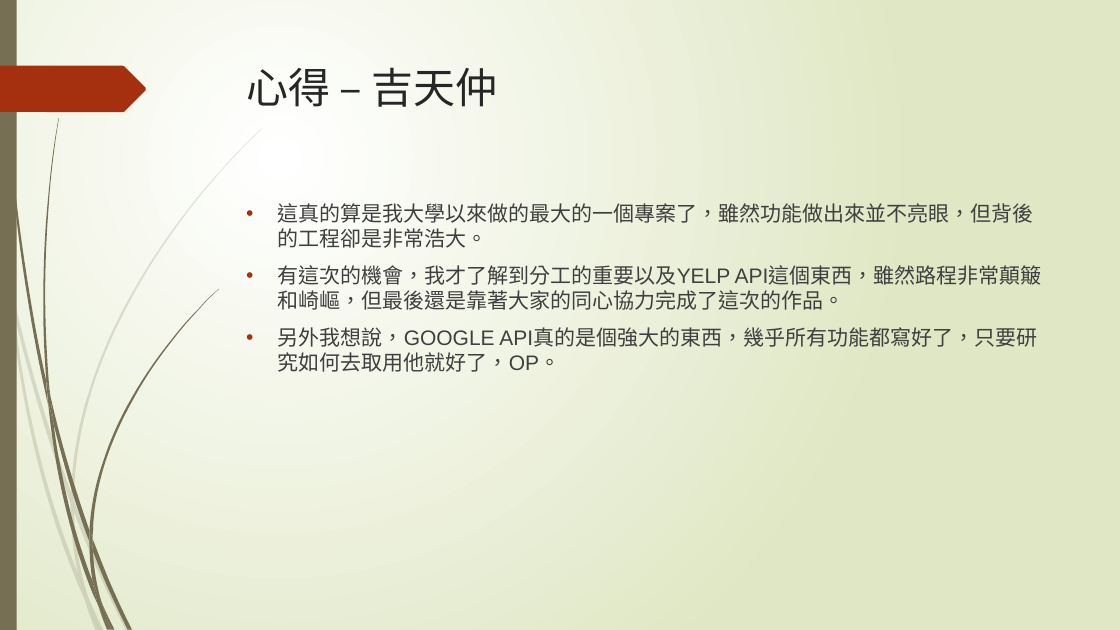
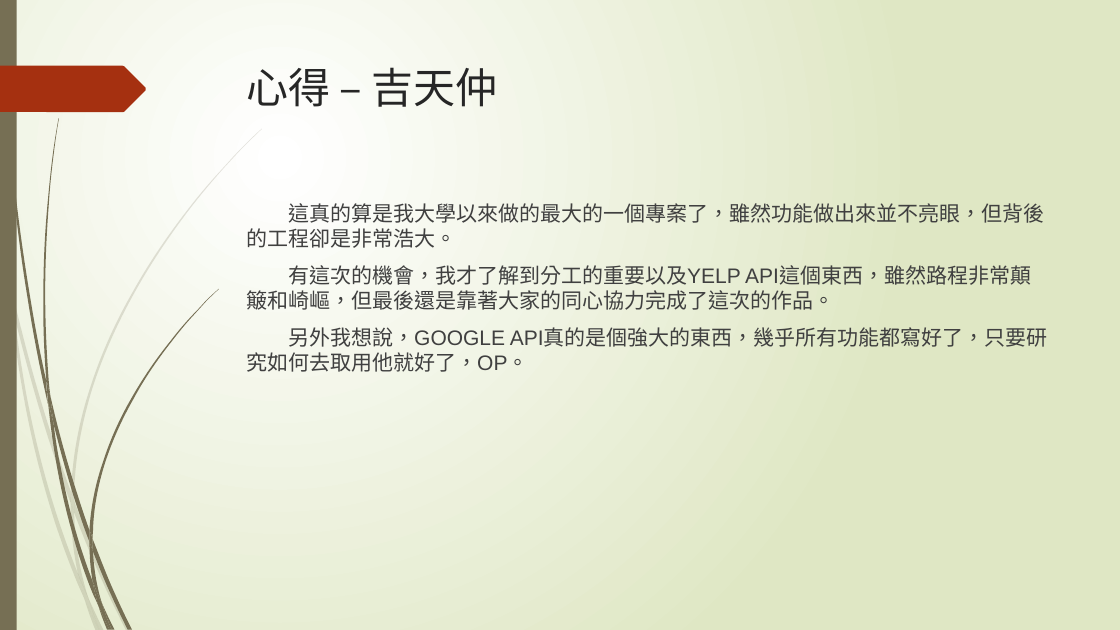
Before and after one commit to penut85420/WBSE_Project, a slide deck: slide 50 of 其他/YelpBlaBla.pptx (slide 46 before the commit). Drawn at 1120x630 pixels with LibreOffice and Linux fonts; fonts in the diff are those of the drawing. Boxes give left, top, right and bottom in pixels: in the first picture for what was removed or moved away, otherwise in the second. Text is boxed around its words. In the diff, an @@ line names an element or a change of style, - is before the commit and + after.

```diff
--- a/其他/YelpBlaBla.pptx
+++ b/其他/YelpBlaBla.pptx
@@ text "這真的算是我大學以來做的最大的一個專案了，雖然功能做出來並不亮眼，但背後的工程卻是非常浩大。" at (x1=246, y1=200, x2=1048, y2=372): bullet • to none @@
```
Also in this commit, not shown: 8 other slides changed, 5 slides added.
